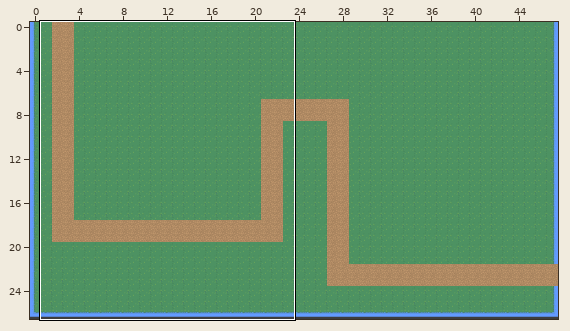
Two versions of a level (Tiled map (JSON), src/assets/maps/grassland.json). The picture above shows the old version from afar; the outline marks the close-up.
Close-up. Before:
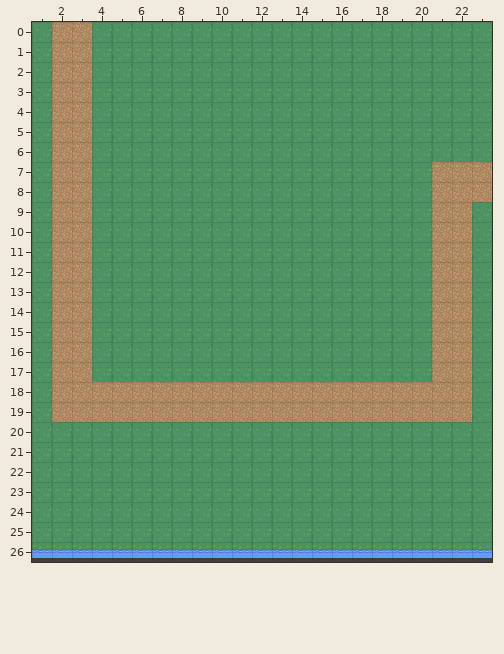
Cells are 40x40 px. Shown: x 1..23, y 0..26. The commit also changed other parts of the map, which this record leaves out.
New version:
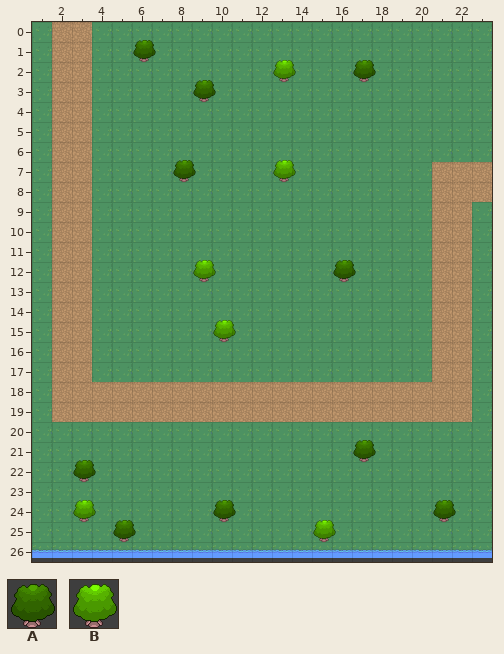
Key: from "Tree_21_24": A 0; from "Tree_21_25": B 0.
_ is an empty cell.
Tiles of an added or newly shown layer are drawn over the layers below it.
Edits made:
Layer "scenery" (added):
Tile A now appears in row 1 at x 6; in row 2 at x 17; in row 3 at x 9; in row 7 at x 8; in row 12 at x 16; in row 21 at x 17.
Tile A now appears in row 22 at x 3; in row 24 at x 10 and 21; in row 25 at x 5.
Tile B now appears in row 2 at x 13; in row 7 at x 13; in row 12 at x 9; in row 15 at x 10; in row 24 at x 3; in row 25 at x 15.
